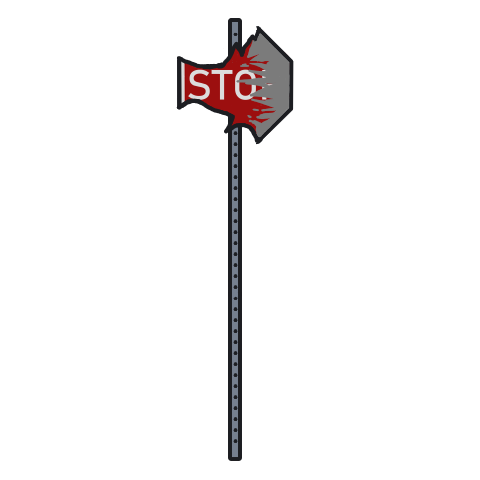
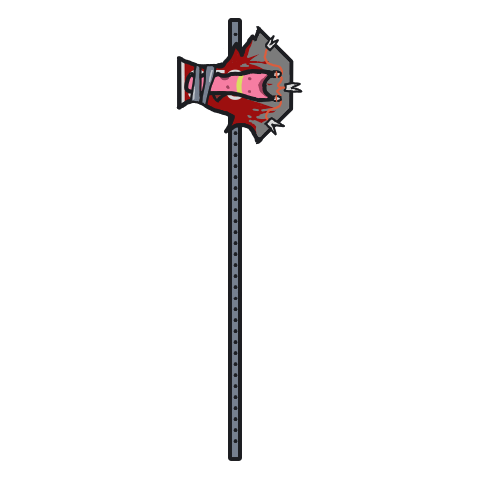
Layered file, before and after one edit (480x480). Changes by layer:
added layer "Paint Layer 9" above "Paint Layer 10" over <box>184,35,303,128</box>
added layer "Paint Layer 10" above "Taser.png" over <box>184,35,303,128</box>
added layer "Taser.png" above "Paint Layer 7" over <box>184,35,303,136</box>
added layer "Paint Layer 7" above "Paint Layer 8" over <box>256,35,303,136</box>
added layer "Paint Layer 8" above "Stopaxe" over <box>256,35,303,136</box>
added group "Stopaxe" with 7 layers above "Paint Layer 6" over <box>184,35,303,136</box>
moved "Paint Layer 4" into group "Stopaxe", painted on it over <box>184,35,303,136</box>
moved "Paint Layer 4 Merged" into group "Stopaxe", painted on it over <box>184,35,303,136</box>
moved "Paint Layer 1" into group "Stopaxe", painted on it over <box>192,64,256,108</box>
moved "Paint Layer 2" into group "Stopaxe", painted on it over <box>192,64,256,108</box>
